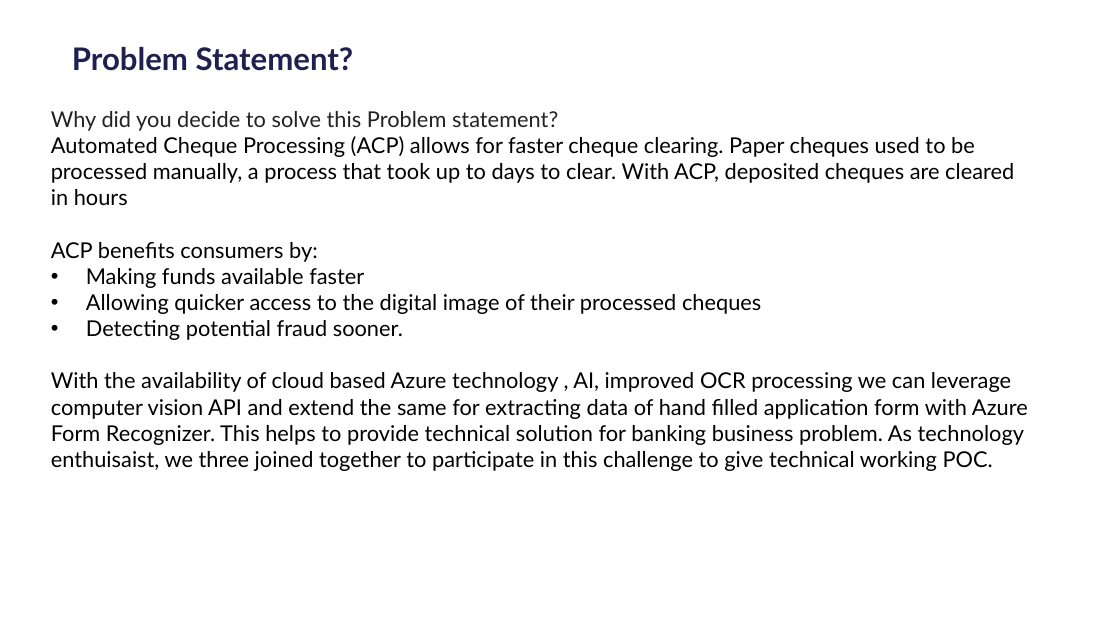
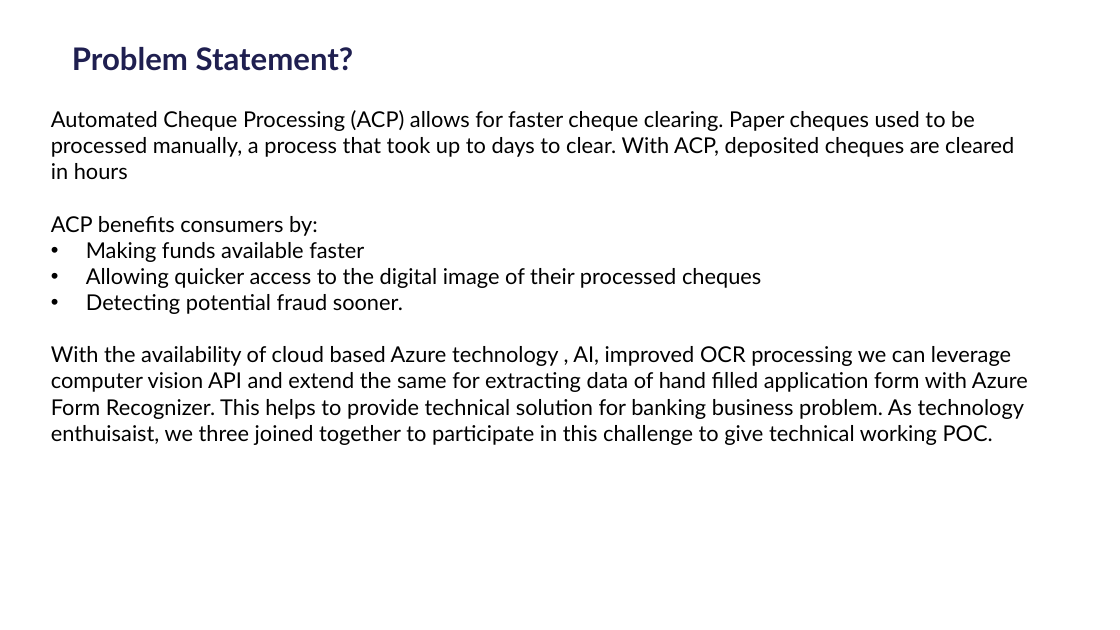
Before and after one commit to siva-tcs/TG-Auto-check, a slide deck: slide 2 of bob_automatedcheck_3GuysFromEdinburgh.pptx. Drawn at 1120x630 pixels with LibreOffice and Linux fonts; fonts in the diff are those of the drawing; background and template pictures are left out. Boxes give left, top, right and bottom in pixels: in the first picture for what was removed or moved away, otherwise in the second. Text is boxed around its words. In the diff, an @@ line names an element or a change of style, - is before the commit and + after.

Commit message:
updated ppt

```diff
--- a/bob_automatedcheck_3GuysFromEdinburgh.pptx
+++ b/bob_automatedcheck_3GuysFromEdinburgh.pptx
@@ text at <box>51,111,558,131</box>: paragraph removed @@
-Why did you decide to solve this Problem statement?
```
Also in this commit, not shown: 3 other slides changed.
